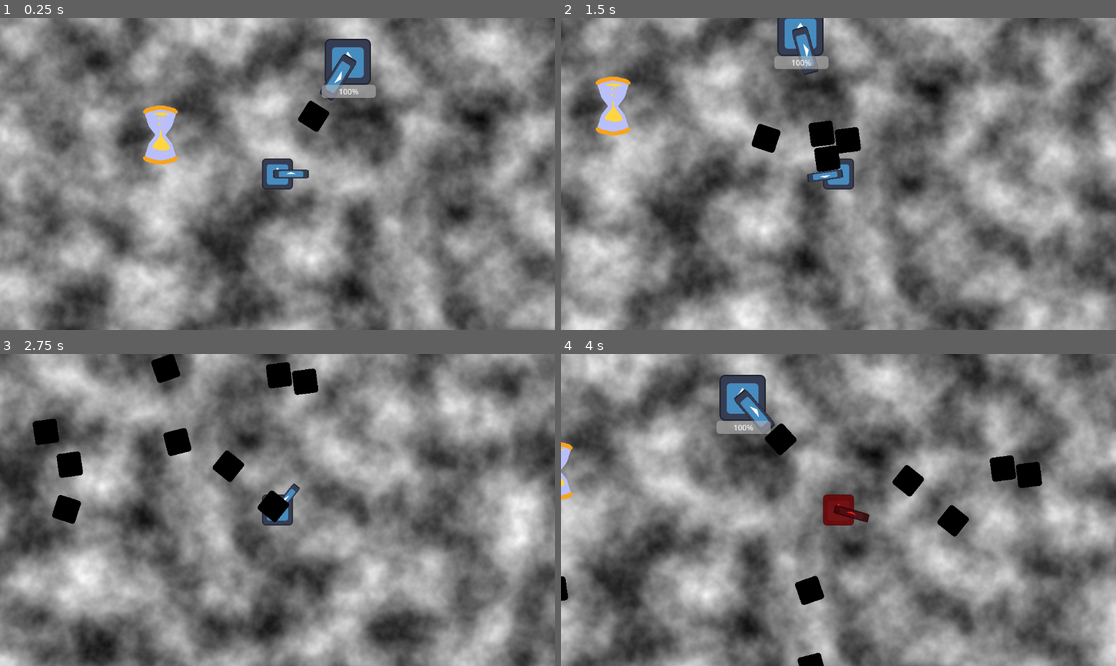
Above: before the commit, frames 1-4 (two rows, left to right).
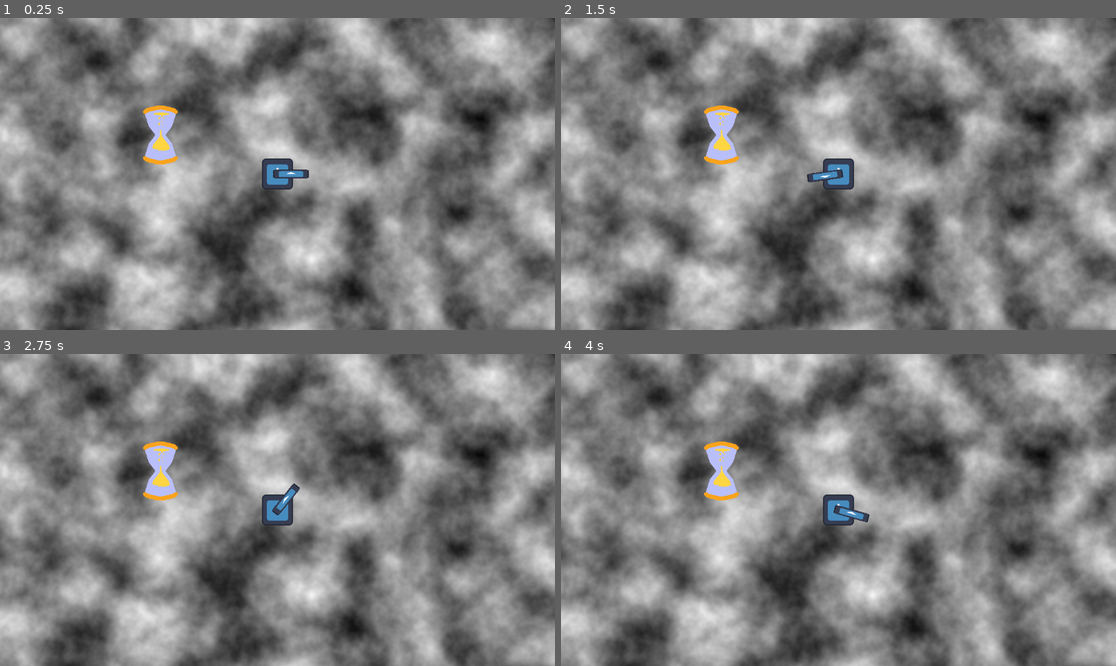
Above: after the commit, the same moments.

Repository: jacobartis/Tower-of-the-Time-Lich
Game: Godot game, scene res://world.tscn
The game is run twice, just before and just after one commit, with the same random seed, the same clock (stepped at 60 frames per second) and the same inputs. The engine's default icon, where the game draws it, is replaced by a stand-in: a white triangle on a blue panel in a dark square.
Inputs (mouse positions are in pixels of both pictures, inside the frame that each line leads up to):
- Up to frame 1 (0.25 s): no input
- Up to frame 2 (1.5 s): move the mouse to (960, 158) at 0.52 s; press the mouse at (960, 158) at 0.53 s; hold D (player_right) 0.53-1.28 s; move the mouse to (727, 189) at 1.27 s; release the mouse at (727, 189) at 1.28 s; hold S (player_down) from 1.28 s (still down); right-click (727, 189) at 1.35 s
- Up to frame 3 (2.75 s): click (166, 525) at 1.55 s; move the mouse to (333, 441) at 2.02 s; release S (player_down) at 2.03 s; press the mouse at (333, 441) at 2.03 s; hold D (player_right) from 2.03 s (still down); tap E (player_interact) at 2.1 s
- Up to frame 4 (4 s): move the mouse to (810, 572) at 2.77 s; release D (player_right) at 2.78 s; release the mouse at (810, 572) at 2.78 s; hold W (player_up) 2.78-3.53 s; click (810, 572) at 2.85 s; move the mouse to (1005, 556) at 3.52 s; press the mouse at (1005, 556) at 3.53 s; hold A (player_left) from 3.53 s (still down)

The runs differ from the first frame. In frame 1, 2.0% of the frame differs, in the area x 53-68%, y 6-37%; in frame 2, 69%, in the area x 0-100%, y 0-100%; in frame 3, 69%; in frame 4, 68%.
Error after the commit: Parse Error: Preload file "res://scenes/projectiles/player_proj/player_projectile.tscn" does not exist. (res://scripts/weapons/weapon_attack.gd:4)

Commit message:
Added reload, stopped hc from printing. Updateded spawner and room starter to work better together.

Diff:
--- a/scripts/enemies/turret.gd
+++ b/scripts/enemies/turret.gd
@@ -1,6 +1,6 @@
 extends StaticBody2D
 
-const ENEMY_PROJECTILE = preload("res://scenes/projectiles/enemy_projectile.tscn")
+const ENEMY_PROJECTILE = preload("res://scenes/projectiles/enemy_proj/clock_hand_enemy.tscn")
 
 @onready var timer = $Timer
 
@@ -11,7 +11,7 @@
 
 func attack():
 	var inst = ENEMY_PROJECTILE.instantiate()
-	inst.attack_component.info.damage = 50
+	inst.attack_component.info.damage = 10
 	inst.global_transform = %ProjSpawn.global_transform
 	inst.velocity = Vector2.RIGHT.rotated(inst.rotation)*200
 	get_tree().get_first_node_in_group("world").add_child(inst)
--- a/scripts/entity components/health_component.gd
+++ b/scripts/entity components/health_component.gd
@@ -13,7 +13,6 @@
 	set(val):
 		health = clamp(val,0,max_health)
 		health_update.emit(health)
-		print(health)
 		if health == 0:
 			dead.emit()
 
--- a/scripts/objects/room_manager.gd
+++ b/scripts/objects/room_manager.gd
@@ -1,10 +1,10 @@
 extends Node2D
+class_name RoomManager
 
 @export var waves:int = 1
 var current_wave = 0
 
 func _ready():
-	start_room()
 	connect_spawners()
 
 func connect_spawners():
@@ -15,9 +15,9 @@
 	spawn_wave()
 
 func spawn_wave():
-	current_wave += 1
 	for x in get_spawners():
 		x.spawn_wave(current_wave)
+	current_wave += 1
 
 func check_spawners():
 	if !get_spawners().all(func(x):return !x.active):return
--- a/scripts/objects/room_starter.gd
+++ b/scripts/objects/room_starter.gd
@@ -3,6 +3,10 @@
 
 @export var timer_length: float = 60
 
+var started: bool = false
+
 func start_room():
+	if started: return
+	started = true
 	get_tree().get_first_node_in_group("TimerDisplay").start_timer(timer_length)
 	start.emit()
--- a/scripts/objects/spawner.gd
+++ b/scripts/objects/spawner.gd
@@ -12,7 +12,7 @@
 	monster_killed.emit()
 
 func spawn_wave(wave:int):
-	if wave<0 or spawns.size()<wave:
+	if wave<0 or spawns.size()<=wave:
 		print("invalid wave ",wave," ",spawns.size())
 		return
 	if !spawns[wave]:
--- a/scripts/player/player.gd
+++ b/scripts/player/player.gd
@@ -4,22 +4,53 @@
 const SPEED = 300.0
 const JUMP_VELOCITY = -400.0
 
+var dash_cooldown:float = .8
+var current_dash_cooldown:float = 0
+var dash_duration: float = .2
+var dash_speed: float = SPEED*5
+
+@onready var dash_timer = $DashTimer
+
 @export var interaction_area:InteractionDetectionArea
 @export var weapon_holder:Node2D
 
 func _process(delta):
+	current_dash_cooldown = max(0,current_dash_cooldown-delta)
+	if !dash_timer.is_stopped():
+		return
 	if Input.is_action_just_pressed("player_interact"):
 		interaction_area.interact()
 	if Input.is_action_pressed("player_prim_fire"):
 		weapon_holder.attack()
 	if Input.is_action_just_pressed("player_alt_fire"):
 		weapon_holder.alt_attack()
+	if Input.is_action_just_pressed("player_reload"):
+		weapon_holder.reload()
 
 func _physics_process(delta):
+	if !dash_timer.is_stopped():
+		move_and_slide()
+		return
 
 	var direction = Input.get_vector("player_left","player_right","player_up","player_down")
 	if direction:
 		velocity = direction * SPEED
 	else:
 		velocity = velocity.move_toward(Vector2.ZERO, SPEED)
+	if Input.is_action_just_pressed("player_dash") and current_dash_cooldown==0:
+		start_dash()
 	move_and_slide()
+
+func start_dash():
+	$CollisionShape2D.disabled = true
+	$HurtboxComponent/CollisionShape2D.disabled = true
+	if velocity.normalized():
+		velocity = velocity.normalized()*dash_speed
+	else:
+		velocity = get_last_motion().normalized()*dash_speed
+	dash_timer.start(dash_duration)
+
+func end_dash():
+	$CollisionShape2D.disabled = false
+	$HurtboxComponent/CollisionShape2D.disabled = false
+	current_dash_cooldown = dash_cooldown
--- a/scripts/player/weapon_holder.gd
+++ b/scripts/player/weapon_holder.gd
@@ -1,6 +1,4 @@
 extends Node2D
-
-const PLAYER_PROJECTILE = preload("res://scenes/projectiles/player_projectile.tscn")
 
 @onready var weapon:Weapon = $Weapon
 
@@ -12,3 +10,6 @@
 
 func alt_attack():
 	weapon.alt_attack()
+
+func reload():
+	weapon.reload()
--- a/scripts/weapons/weapon_attack.gd
+++ b/scripts/weapons/weapon_attack.gd
@@ -1,7 +1,7 @@
 extends Node
 class_name WeaponAttack
 
-@export var projectile: PackedScene = preload("res://scenes/projectiles/player_projectile.tscn")
+@export var projectile: PackedScene = preload("res://scenes/projectiles/player_proj/player_projectile.tscn")
 @export var proj_spawn: Node2D
 @export var weapon: Weapon
 
